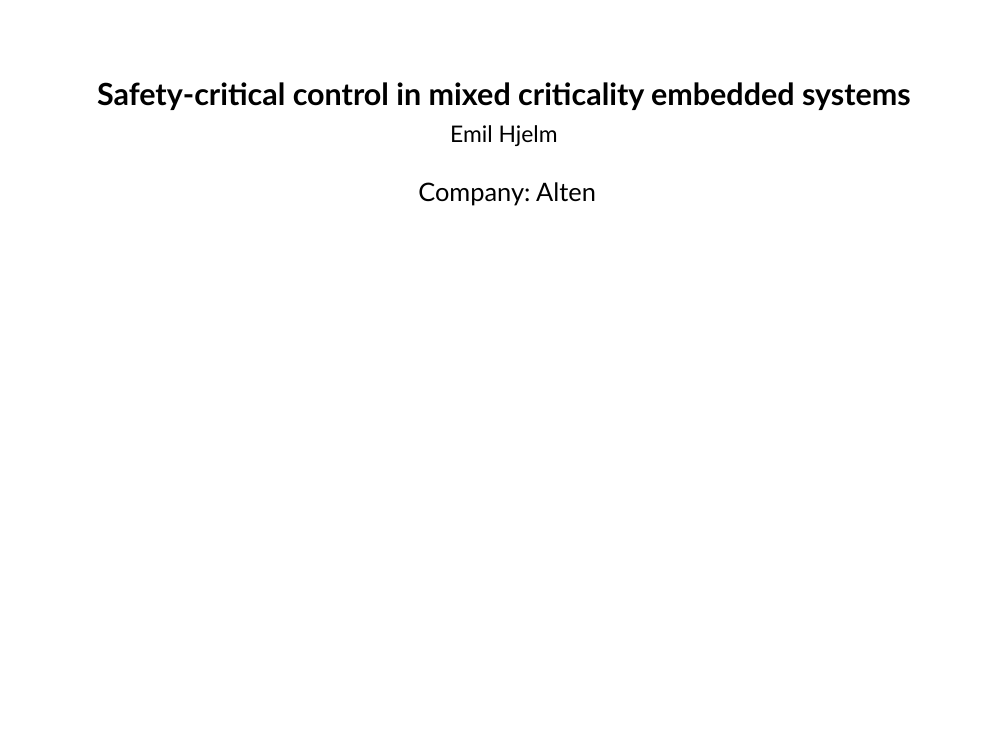
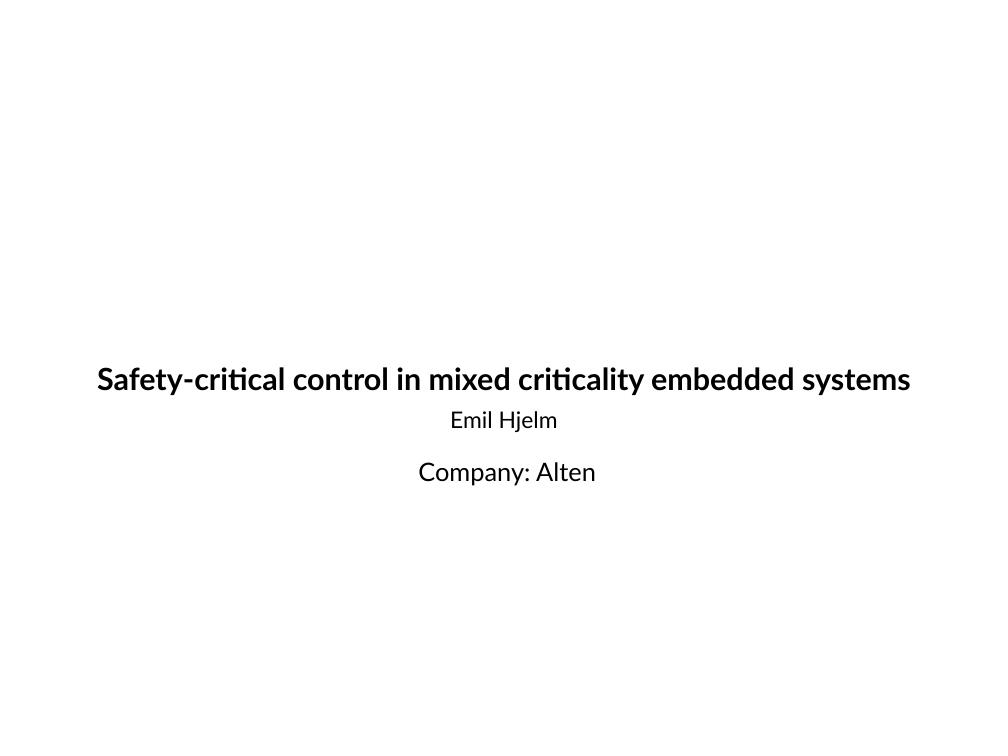
Before and after one commit to afcmrp/exjobb, a slide deck: slide 1 of Admin/planning_presentation.odp. Drawn at 1008x756 pixels with LibreOffice and Linux fonts; fonts in the diff are those of the drawing. Boxes give left, top, right and bottom in pixels: in the first picture for what was removed or moved away, otherwise in the second. Text is boxed around its words. In the diff, an @@ line names an element or a change of style, - is before the commit and + after.

```diff
--- a/Admin/planning_presentation.odp
+++ b/Admin/planning_presentation.odp
@@ title "Safety-critical control in mixed criticality ...": place and size @@
-title "Safety-critical control in mixed criticality ..." at (97,82,911,110)
+title "Safety-critical control in mixed criticality ..." at (97,367,911,395)
@@ text "Emil Hjelm": place and size @@
-text "Emil Hjelm" at (450,125,558,146)
+text "Emil Hjelm" at (450,411,558,432)
@@ text "Company: Alten": place and size @@
-text "Company: Alten" at (418,182,596,206)
+text "Company: Alten" at (418,462,596,486)
```
Also in this commit, not shown: 1 other slide changed, 1 slide added, 1 slide removed.
